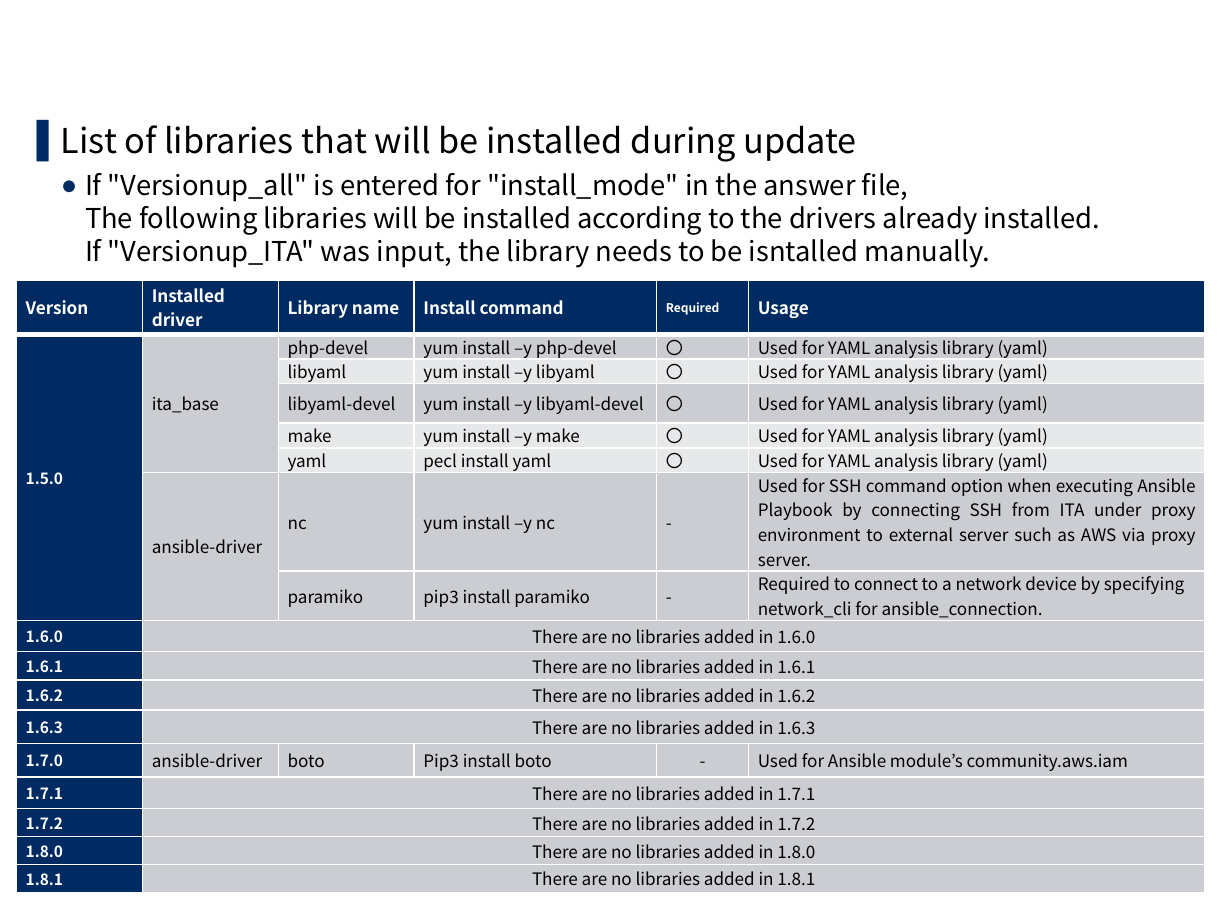
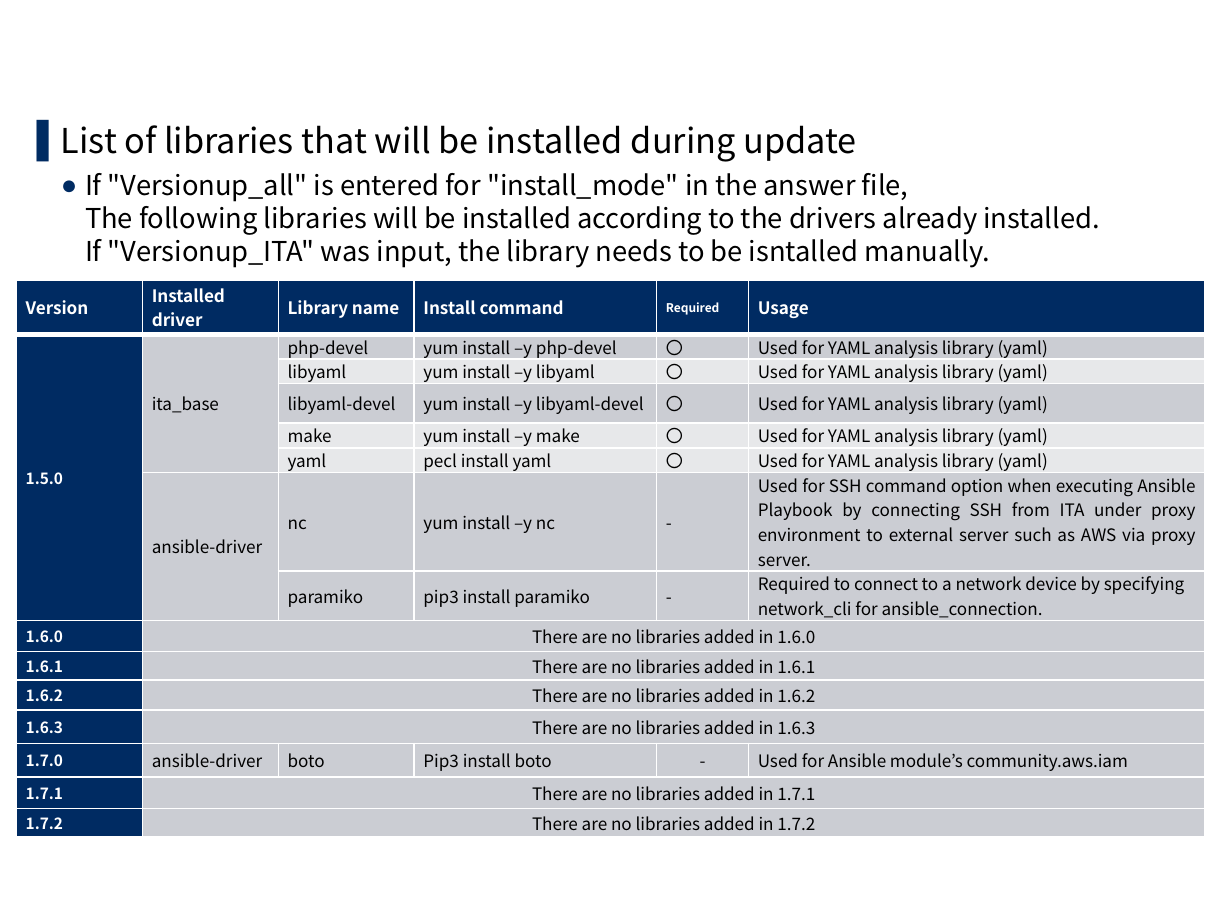
Before and after one commit to exastro-suite/it-automation-docs, a slide deck: slide 15 of asset/Learn/ITA-version-up_en.pptx. Drawn at 1232x924 pixels with LibreOffice and Linux fonts; fonts in the diff are those of the drawing; background and template pictures are left out. Boxes give left, top, right and bottom in pixels: in the first picture for what was removed or moved away, otherwise in the second. Text is boxed around its words. In the diff, an @@ line names an element or a change of style, - is before the commit and + after.

```diff
--- a/asset/Learn/ITA-version-up_en.pptx
+++ b/asset/Learn/ITA-version-up_en.pptx
@@ table at box(16, 280, 1204, 834) @@
-row 16: 1.8.0 | There are no libraries added in 1.8.0 |  |  |  | 
-row 17: 1.8.1 | There are no libraries added in 1.8.1 |  |  |  | 
```
Also in this commit, not shown: 9 other slides changed, 2 slides added, 16 other files.
